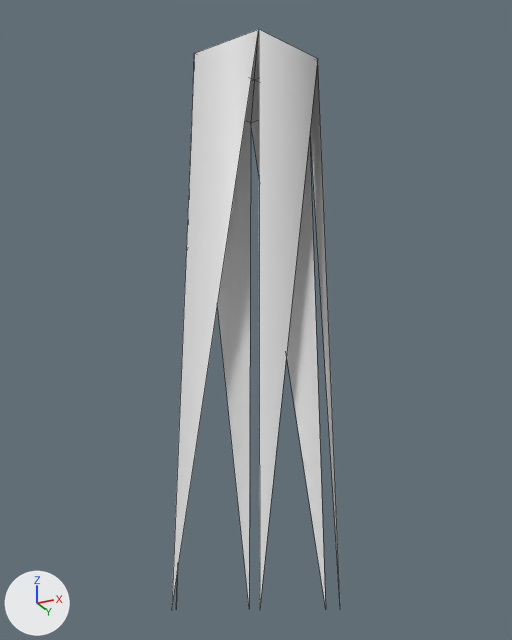
What one commit did to the OBJ model models/areas/thicket/bark_2_0.obj.
Both versions are drawn from a 50 mm camera at (49.292, -5.369, 5.009) aimed at (48.348, -3.482, 5.858). The lights are fixed; the arrows at lower left show +X, +Y and +Z. The picture after the commit comes second. Mesh edges are drawn as thin lines. Where no turn or scale is listed for an object, it has been applied to the vertices. Vertices at exactly the same position are counted once.

The first picture shows 'bark_2_0'.
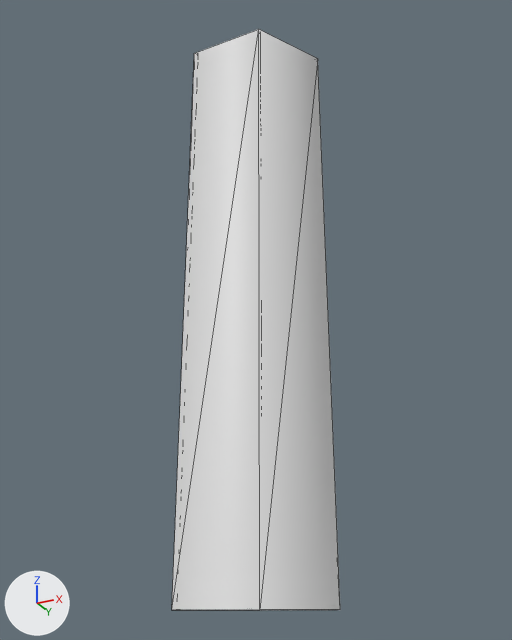
Boxes [x1, y1, x2, y2] around the edits, measured in the pictures (512 x 640 px):
'bark_2_0', reshaped
    before: [172, 29, 340, 608]
    after: [172, 29, 340, 610]
part 1 of me_bark_2_0, added
    after: [172, 30, 340, 610]

Diff of the bpy script that builds the scene:
```diff
--- a/models/areas/thicket/bark_2_0.obj.py
+++ b/models/areas/thicket/bark_2_0.obj.py
@@ me_bark_2_0 @@
 # used by ob_bark_2_0; location = (0.0, 0.0, 0.0)
 # verts and faces of me_bark_2_0; kept vertices keep their numbers, new ones are numbered from 13
 # before: 0 (48.6, -3.5, 5.0), 1 (48.47, -3.28, 6.8), 2 (48.6, -3.5, 6.8) at pixel (317, 58), 4 (48.47, -3.28, 5.0) at pixel (325, 609), 5 (48.22, -3.28, 6.8) at pixel (250, 123)
 # before: 6 (48.22, -3.28, 5.0), 7 (48.1, -3.5, 6.8), 8 (48.1, -3.5, 5.0), 9 (48.22, -3.72, 6.8) at pixel (194, 53), 10 (48.22, -3.72, 5.0)
 # before: 11 (48.47, -3.72, 6.8) at pixel (258, 29), 12 (48.47, -3.72, 5.0)
-me_bark_2_0.from_pydata(...)  # 13 vertices, 12 faces; spans x 48.1..48.6, y -3.72..-3.28, z 5.0..6.8
+me_bark_2_0.from_pydata(...)  # 31 vertices, 24 faces; spans x 48.1..48.6, y -3.72..-3.28, z 5.0..6.8
+# me_bark_2_0 part 1
+verts[13] = (48.46, -3.29, 5.0)  # pixel (321, 609)
+verts[14] = (48.22, -3.3, 5.0)  # pixel (247, 609)
+verts[15] = (48.11, -3.51, 5.0)  # pixel (177, 609)
+verts[16] = (48.24, -3.71, 5.0)  # pixel (176, 610)
+verts[17] = (48.47, -3.7, 5.0)  # pixel (261, 610)
+verts[18] = (48.59, -3.49, 5.0)  # pixel (337, 609)
+for new, old in zip([*range(19, 25)], [*range(13, 19)]): verts[new] = verts[old] + (0.0, 0.0, 1.8)
+verts[25] = (48.59, -3.51, 5.0)  # pixel (335, 609)
+verts[26] = (48.47, -3.3, 5.0)  # pixel (324, 609)
+verts[27] = (48.24, -3.29, 5.0)  # pixel (251, 609)
+verts[28] = (48.11, -3.49, 5.0)  # pixel (180, 609)
+verts[29] = (48.22, -3.7, 5.0)  # pixel (174, 609)
+verts[30] = (48.46, -3.71, 5.0)  # pixel (256, 610)
+faces += [(0, 4, 1), (4, 6, 5), (6, 8, 7), (8, 10, 9), (10, 12, 11), (0, 2, 12)]
+faces += [(13, 25, 19), (14, 26, 20), (15, 27, 21), (16, 28, 22), (17, 29, 23), (18, 30, 24)]
```
